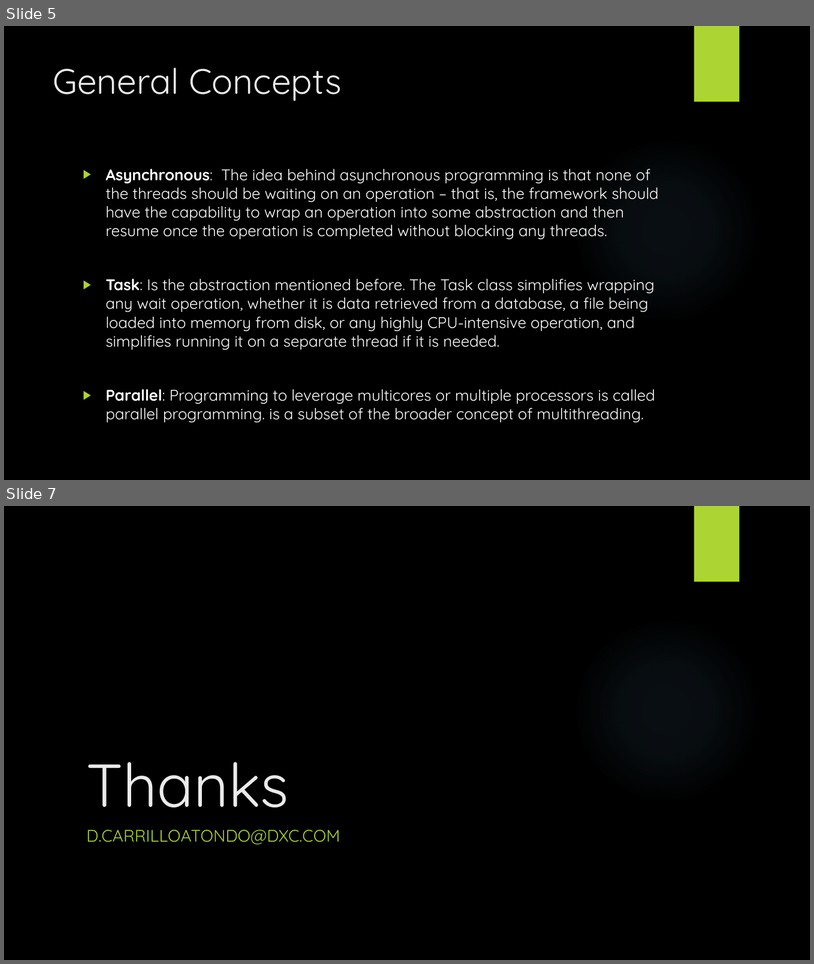
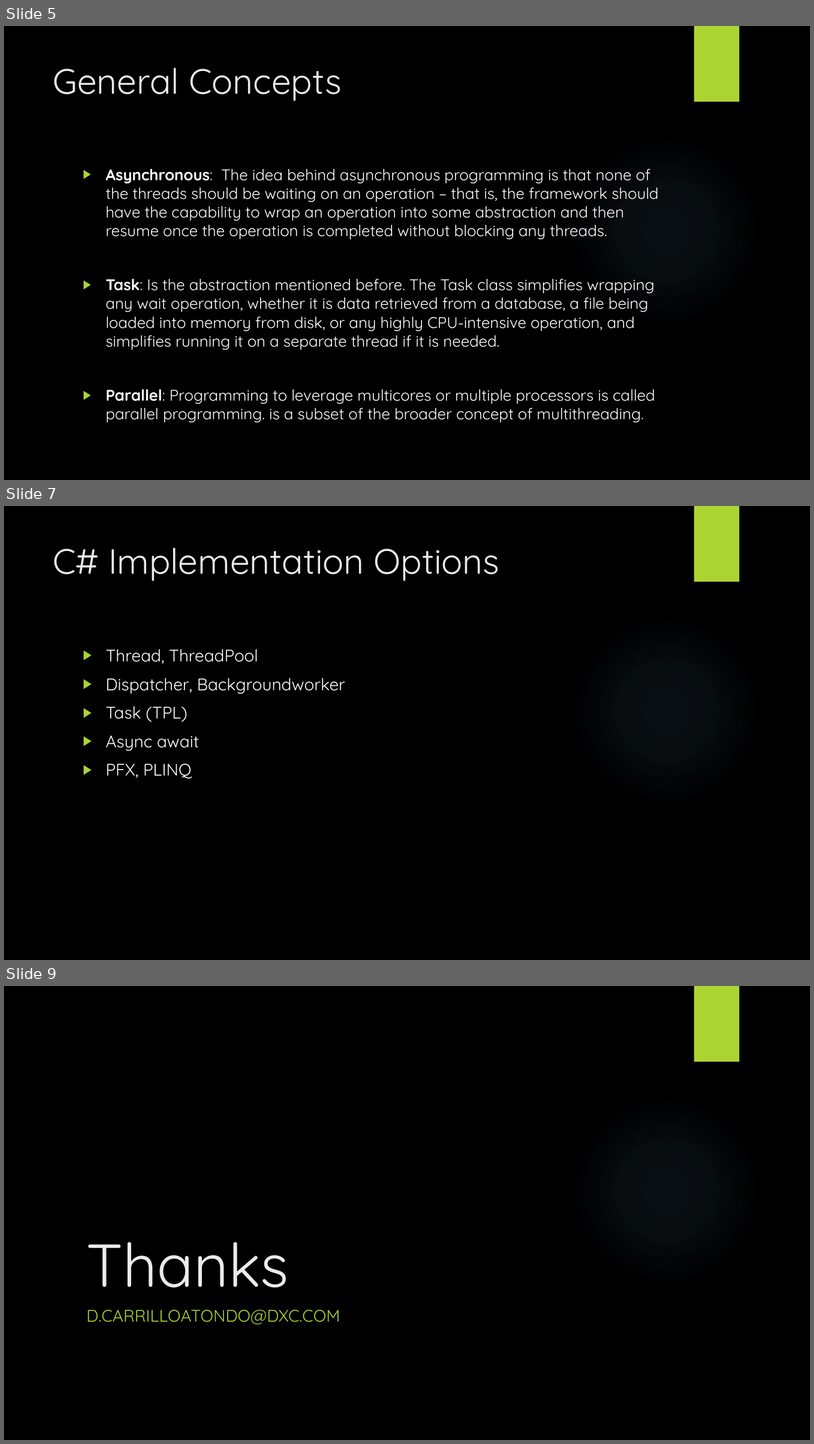
Before and after one commit to dacanetdev/MeetupAsyncParallel, a slide deck: Presentation/Multitask, Async and Parallel in C#.pptx. Shown one above the other, each under a label of ours: slides 5 and 7 before the commit, slides 5, 7 and 9 after it; the slides between them are not shown. The pictures are 814x964 and 814x1444 pixels, drawn with LibreOffice and Linux fonts; fonts in the diff are those of the drawing; background and template pictures are left out. Boxes give left, top, right and bottom in pixels: in the first picture for what was removed or moved away, otherwise in the second. Text is boxed around its words. In the diff, an @@ line names an element or a change of style, - is before the commit and + after.

```diff
--- a/Presentation/Multitask, Async and Parallel in C#.pptx
+++ b/Presentation/Multitask, Async and Parallel in C#.pptx
@@ slide 7 added at (4,506,810,960), background picture (left out); not listed: 2 template elements that a slide beside it also shows @@
@@ title added at (53,547,500,581), 42 pt, text #EBEBEB @@
+C# Implementation Options
@@ text added at (106,649,345,778), 20 pt, text #FFFFFF @@
+▶ Thread, ThreadPool
+▶ Dispatcher, Backgroundworker
+▶ Task (TPL)
+▶ Async await
+▶ PFX, PLINQ
@@ what was slide 7 is now slide 9 @@
```
Also in this commit, not shown: 2 slides changed, 2 other slides added, 10 other files.
